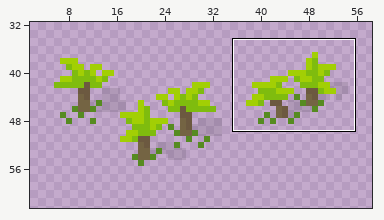
Pixel-art sprite: Images/TileSets/Civ6/Tiles/JungleLow.png. The first picture is a wide view before the edit; the outline marks the close-up.
Close-up. As it was:
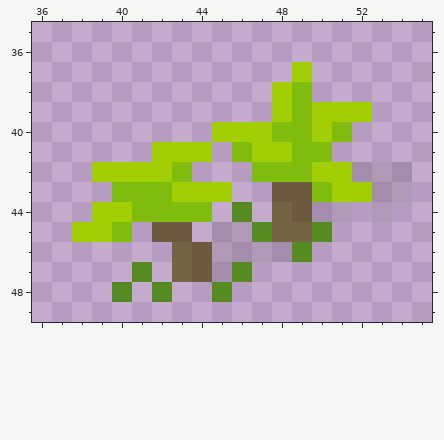
The file is 64x56 pixels. Pixels under 10% opacity are left out. Shown: x 36..55, y 35..49. The old version is drawn lined up with the new one, on the new canvas. The wide view leaves out empty margins. The commit also changed other parts of the picture, which this record leaves out.
And afterwards:
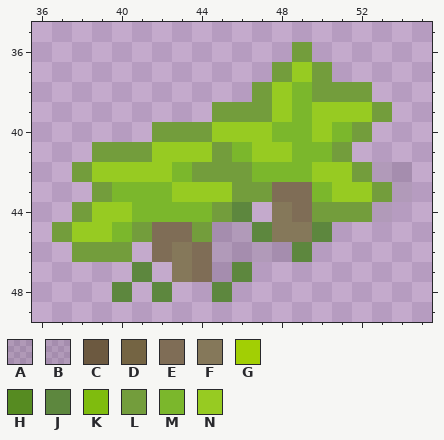
Palette (. is transparent): A #0000001a  B #0d0d0d1a  C #6c5940  D #746443  E #7f6d56  F #85785a  G #a2cf04  H #568b21  J #5d873e  K #7fbc0e  L #739d3c  M #7bb72c  N #97cb22
The edit:
canvas 64x56 -> 64x64, the old top-left corner now at -3,5 (the part of the old canvas that was cut away was empty and is not shown)
Changed rows in their new state; - is an unchanged pixel.
first column x 37:
36 ------------L-----
37 -----------LNL----
38 ----------LNMLLL--
39 --------LLLNMNNNL-
40 -----LLLNNNMMNML--
41 --LLLNNNLMNNMML---
42 -LNNNNMLLLMMMNNLBB
43 --LMMMNNNLLEEMNNLB
44 -LNNMMMMLJ-FELLLB-
45 LNNMLEELBBJFFJ----
46 -LLL-EFEBBBBJ-----
47 ----J-FEBJ--------
48 ---J-J--J---------
